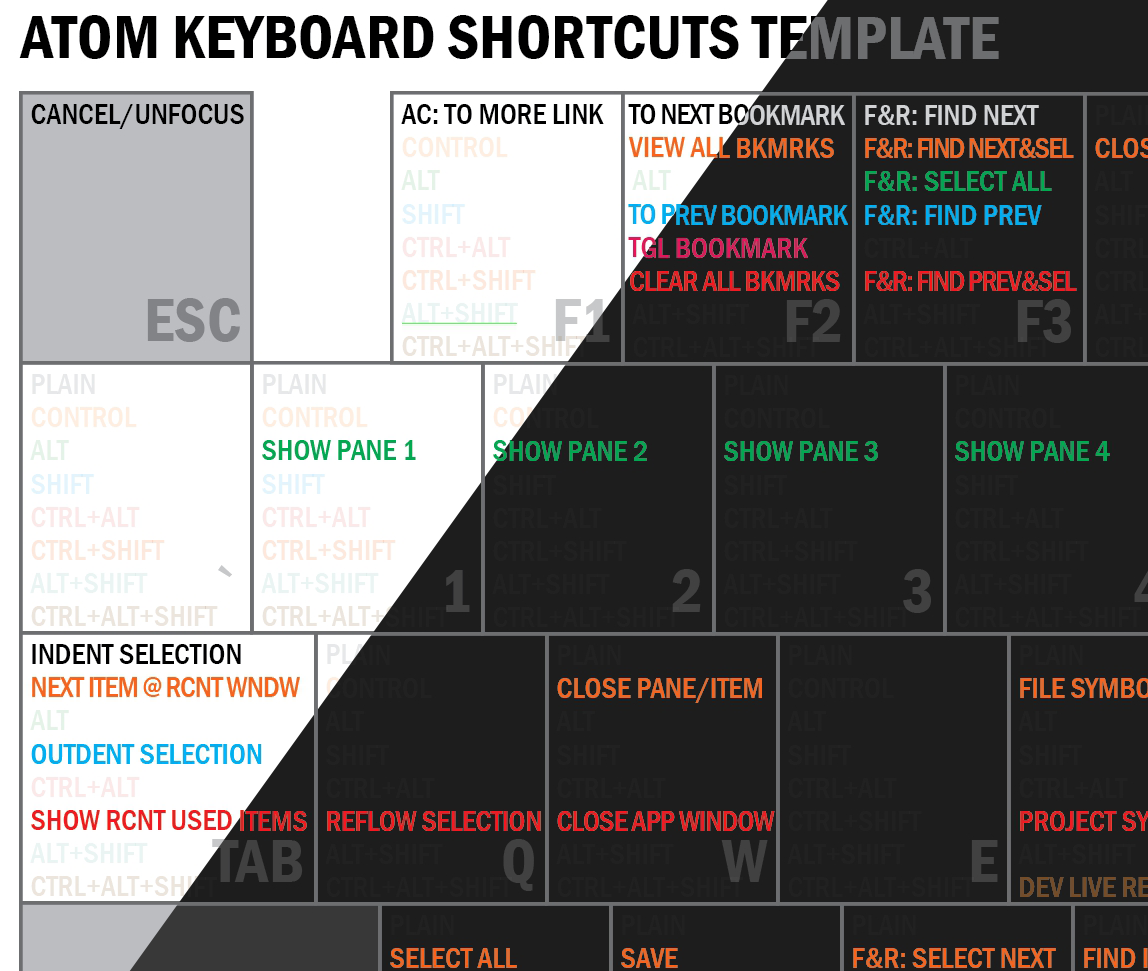
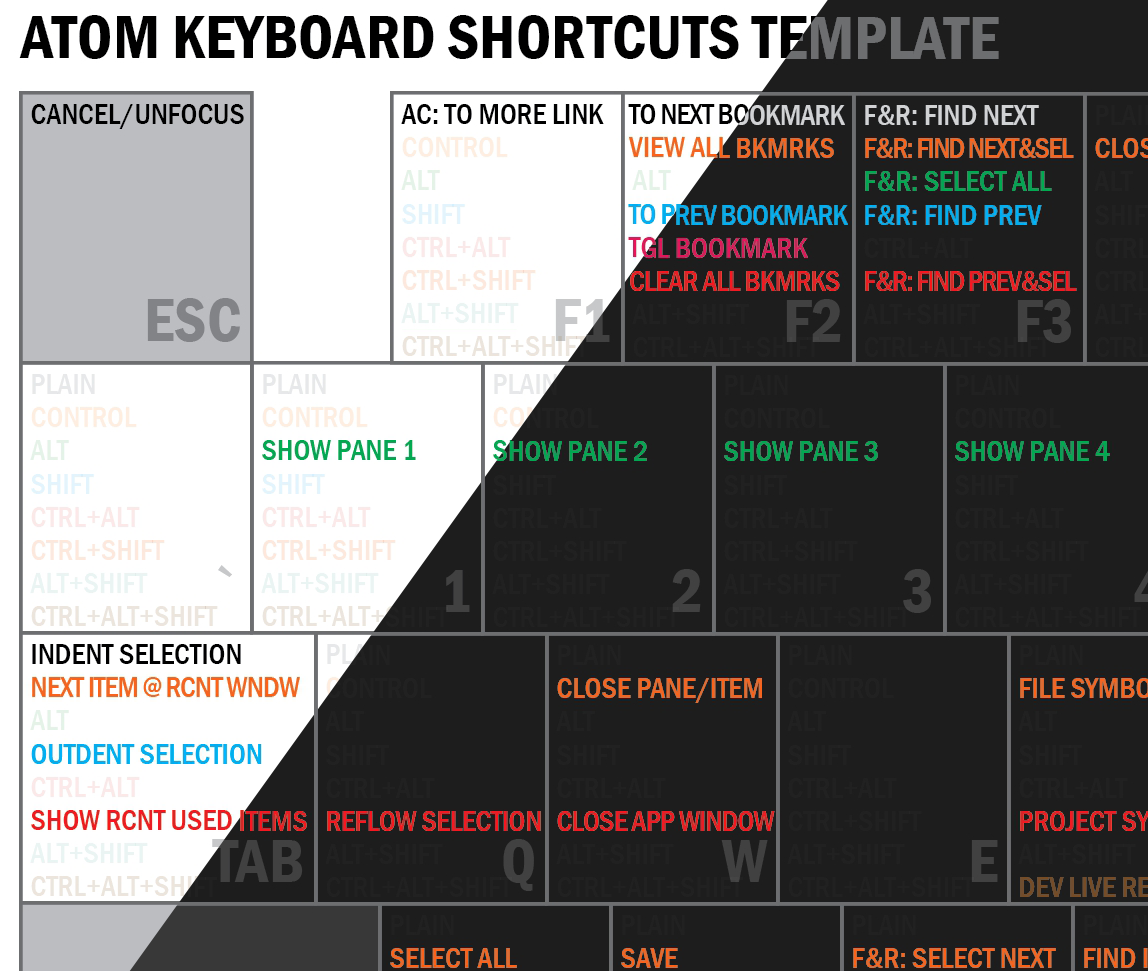
Comparing the layer stacks of the two 1148 x 971 images. Changes:
added layer "Layer 2" above "Layer 1" over [401,297,519,329]
